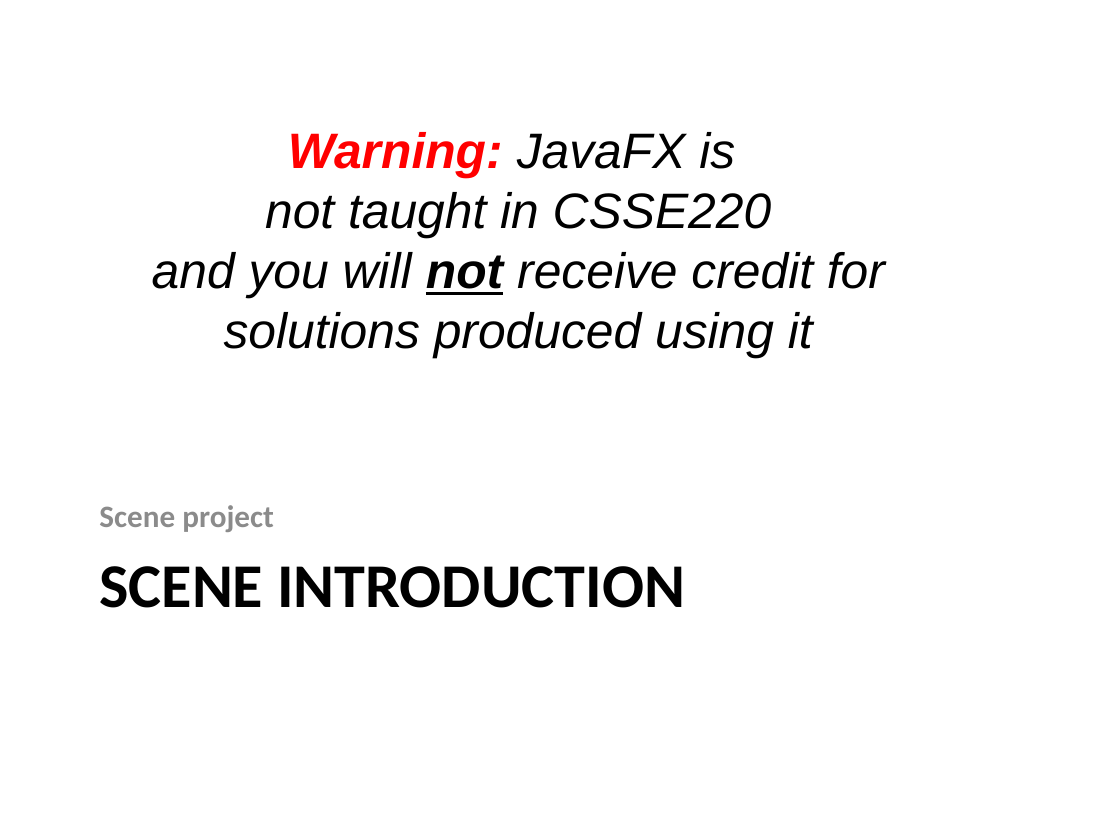
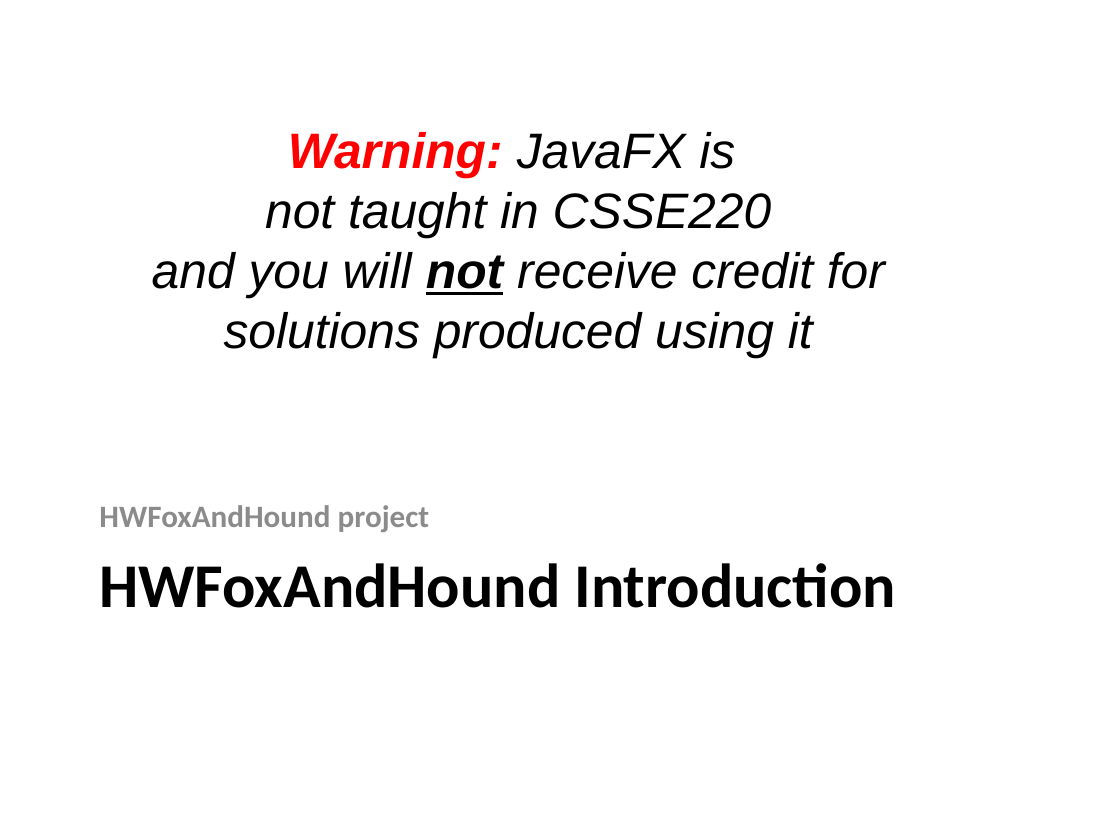
Before and after one commit to RHIT-CSSE/csse220, a slide deck: slide 17 of ClassMaterials/IntroToGraphics/Slides/Graphics.pptx. Drawn at 1120x840 pixels with LibreOffice and Linux fonts; fonts in the diff are those of the drawing. Boxes give left, top, right and bottom in pixels: in the first picture for what was removed or moved away, otherwise in the second. Text is boxed around its words. In the diff, an @@ line names an element or a change of style, - is before the commit and + after.

Commit message:
Update IntroToGraphics materials

```diff
--- a/ClassMaterials/IntroToGraphics/Slides/Graphics.pptx
+++ b/ClassMaterials/IntroToGraphics/Slides/Graphics.pptx
@@ text at bbox=[99, 505, 430, 532]: text changed @@
-Scene project
+HWFoxAndHound project
@@ text at bbox=[99, 563, 896, 608]: text changed @@
-SCENE INTRODUCTION
+HWFoxAndHound Introduction
```
Also in this commit, not shown: 2 other slides changed, 1 other file.
